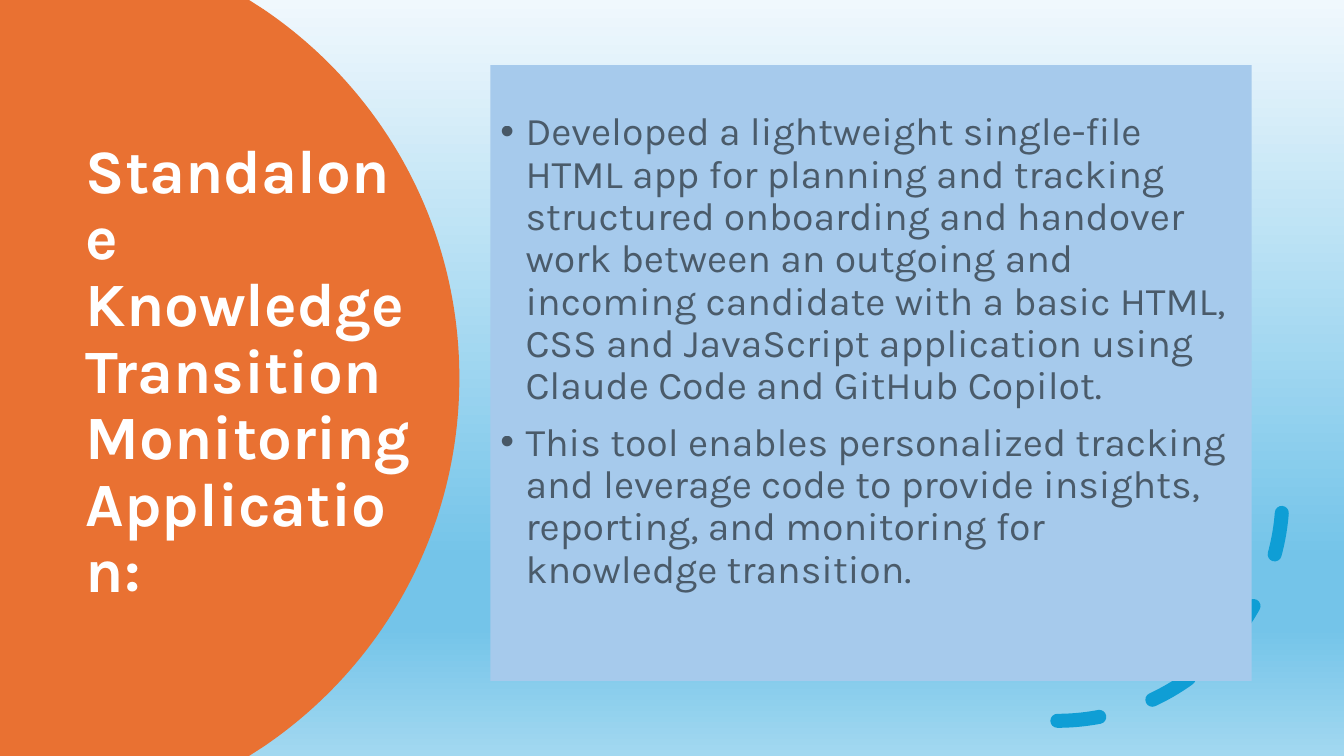
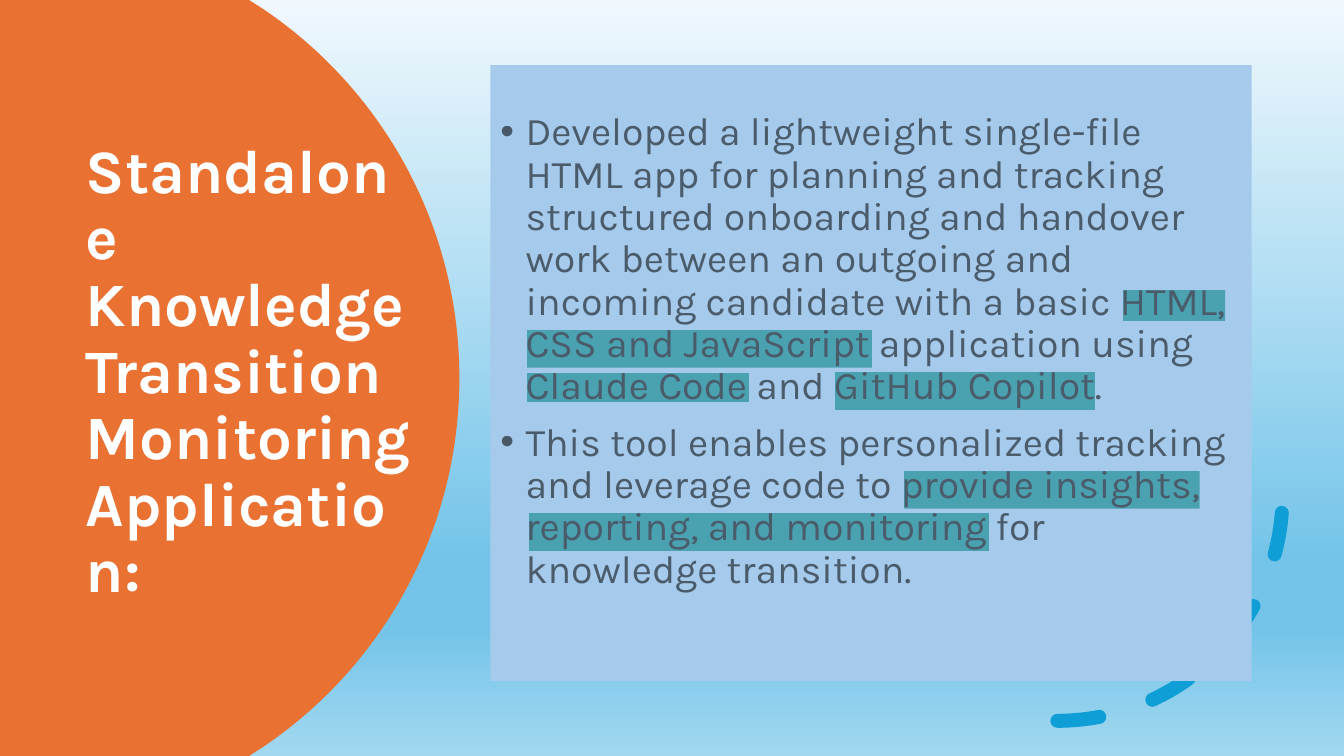
Before and after one commit to djrajasekar/Transition-Plan, a slide deck: slide 2 of Presentation/Transition Plan.pptx. Drawn at 1344x756 pixels with LibreOffice and Linux fonts; fonts in the diff are those of the drawing. Boxes give left, top, right and bottom in pixels: in the first picture for what was removed or moved away, otherwise in the second. Text is boxed around its words. In the diff, an @@ line names an element or a change of style, - is before the commit and + after.

```diff
--- a/Presentation/Transition Plan.pptx
+++ b/Presentation/Transition Plan.pptx
@@ text "Developed a lightweight single-file HTML ..." at [490,66,1251,682]: highlight none to #008080 in "HTML, CSS and JavaScript Claude Code GitHub ...", "provide insights, reporting, and monitoring" @@
```
Also in this commit, not shown: 1 other slide changed, 1 other file.
